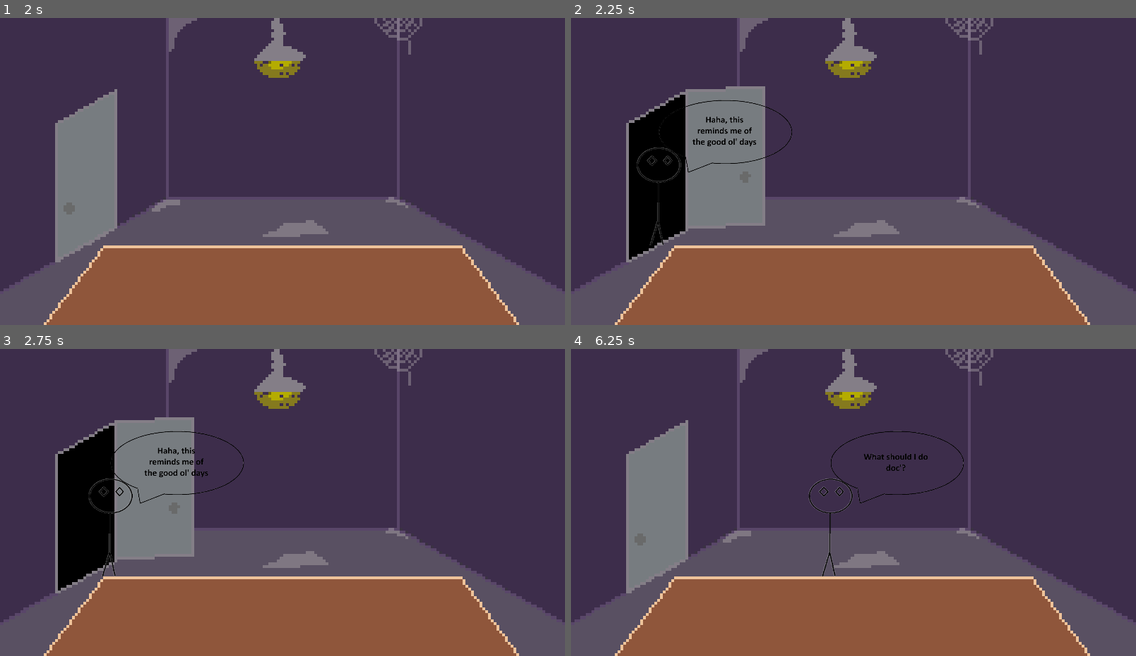
Above: before the commit, frames 1-4 (two rows, left to right).
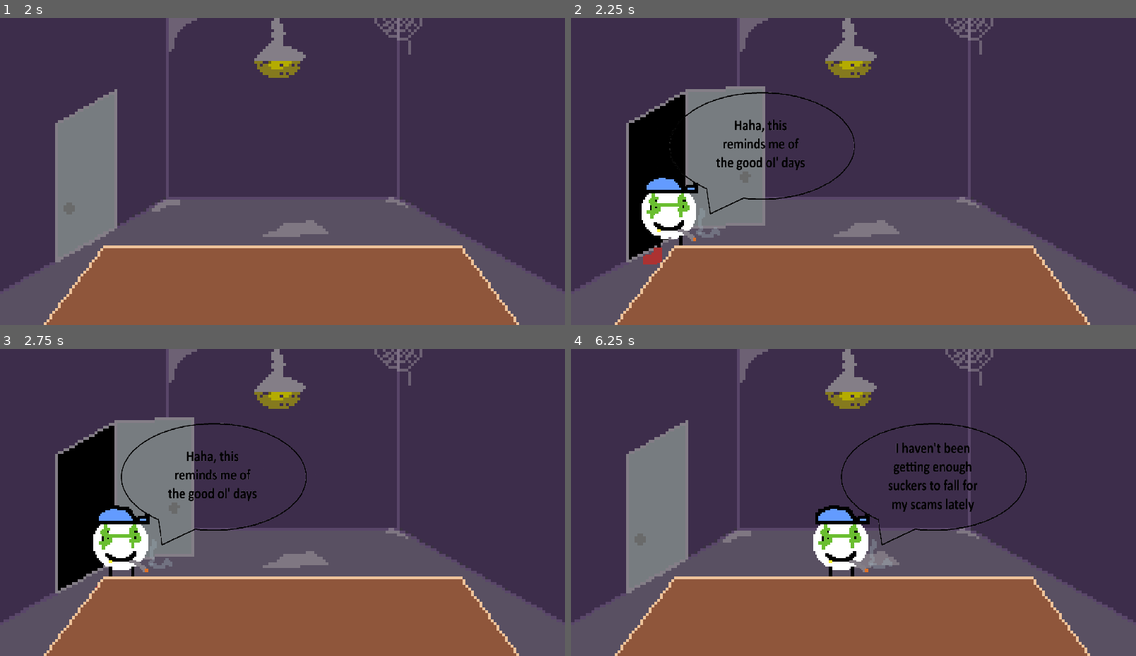
Above: after the commit, the same moments.

Repository: MonsterWook/GlobalGameJam2025
Game: Godot game, scene res://Main Scenes/office.tscn
Same seed, same stepped clock (60 frames per second), same inputs: the game is played once before the commit and once after it. The project has no main scene, so this scene is started directly.
Inputs (mouse positions are in pixels of both pictures, inside the frame that each line leads up to):
- Up to frame 1 (2 s): tap Enter (ui_accept) at 0.5, 0.77, 1.25, 1.52 s; move the mouse to (406, 156) at 0.52 s; hold D (Right) from 0.53 s (still down); click (406, 156) at 0.6 s; move the mouse to (169, 186) at 1.27 s; tap Y (spawnCustomer) at 1.35 s
- Up to frame 2 (2.25 s): tap Enter (ui_accept) at 2 s; move the mouse to (910, 103) at 2.02 s; release D (Right) at 2.03 s; hold A (Left) from 2.03 s (still down); click (910, 103) at 2.1 s
- Up to frame 3 (2.75 s): keep holding A (Left)
- Up to frame 4 (6.25 s): move the mouse to (825, 563) at 2.77 s; release A (Left) at 2.78 s; hold D (Right) 2.78-4.28 s; tap Y (spawnCustomer) at 2.85, 4.35, 5.85 s; tap Enter (ui_accept) at 3.02, 3.77, 4.52, 6.02 s; move the mouse to (1023, 548) at 3.52 s; click (1023, 548) at 3.6 s; move the mouse to (684, 456) at 4.27 s; hold A (Left) 4.28-5.03 s; move the mouse to (881, 502) at 5.02 s; hold D (Right) 5.03-5.78 s; click (881, 502) at 5.1 s; move the mouse to (768, 425) at 5.77 s; hold A (Left) from 5.78 s (still down)

Frame 1 is identical in both runs. In frame 2, 2.9% of the frame differs, in the area x 11-51%, y 24-81%; in frame 3, 3.0%; in frame 4, 3.3%, in the area x 42-81%, y 24-75%.

Commit message:
Implimented new bubbles

Diff:
--- a/Main Scenes/at_ease.gd
+++ b/Main Scenes/at_ease.gd
@@ -1,13 +1,15 @@
-extends Sprite2D
+extends AnimatedSprite2D
 
 @export var speed = 0.25
 
 signal click(mousePos)
 signal readyForNPC
+signal firstBubble
 
 var speechSprite
-var thoughtSprite
+var thoughtSprite : AnimatedSprite2D
 var background : AnimatedSprite2D
+var thoughtText : Label
 var cursorSprite = load("res://assets/hoverCursor.png")
 var path: PathFollow2D
 var NPC
@@ -37,6 +39,7 @@
 	speechSprite = $"Speech"
 	thoughtSprite = $"Thought"
 	background = $"../../../../Background"
+	thoughtText = $Thought/Label
 	path = $".."
 	$"../../../../NPCSpawner".start()
 
@@ -49,6 +52,7 @@
 			path.progress_ratio += 0.25 * delta
 		else:
 			enter = false
+			firstBubble.emit()
 
 	if leave:
 		if path.progress_ratio > 0:
@@ -79,7 +83,7 @@
 	match(dialogueNumber):
 		0:
 			speechSprite.set_texture(load(speechBubble1))
-			await get_tree().create_timer(2).timeout
+			await firstBubble
 			entranceDialogue(1)
 		1:
 			speechSprite.set_texture(load(speechBubble2))
@@ -91,16 +95,20 @@
 			entranceDialogue(3)
 		3:
 			speechSprite.set_texture(null)
-			thoughtSprite.set_texture(load(lockedThoughtBubble))
+			thoughtSprite.show()
+			thoughtSprite.play("ThoughtBubbleForming")
+			await thoughtSprite.animation_finished
+			thoughtSprite.play("LockedThoughtBubble")
 
 func exitDialogue(dialogueNumber):
 	match(dialogueNumber):
 		0:
-			thoughtSprite.set_texture(load(unlockedThoughtBubble))
+			thoughtSprite.play("ThoughtBubble")
+			thoughtText.text = unlockedThoughtBubble
 			await get_tree().create_timer(3).timeout
 			exitDialogue(1)
 		1:
-			thoughtSprite.set_texture(null)
+			thoughtSprite.hide()
 			speechSprite.position = Vector2(270, 133)
 			speechSprite.set_texture(load(exitSpeechBubble1))
 			await get_tree().create_timer(2).timeout
@@ -114,14 +122,16 @@
 	var inti = randi() % NPCs.size()
 	NPC = NPCs.get(inti)
 
+	play(NPC)
+
 	match(NPC):
 		"OfficeGuy":
+
 			speechBubble1 = "res://assets/OfficeGuy/testSpeachBubble.png"
 			speechBubble2 = "res://assets/OfficeGuy/testSpeachBubble2.png"
 			speechBubble3 = "res://assets/OfficeGuy/testSpeachBubble3.png"
-			lockedThoughtBubble = "res://assets/OfficeGuy/lockedThoughtBubble.png"
 
-			unlockedThoughtBubble = "res://assets/OfficeGuy/unlockedThoughtBubble.png"
+			unlockedThoughtBubble = ""
 			exitSpeechBubble1 = "res://assets/OfficeGuy/officeGuyLeavingSpeechBubble2.png"
 			exitSpeechBubble2 = "res://assets/OfficeGuy/officeGuyLeavingSpeechBubble3.png"
 
@@ -129,9 +139,8 @@
 			speechBubble1 = "res://assets/Hustler/hustlerEnterDialogue1.png"
 			speechBubble2 = "res://assets/Hustler/hustlerEnterDialogue2.png"
 			speechBubble3 = "res://assets/Hustler/hustlerEnterDialogue3.png"
-			lockedThoughtBubble = "res://assets/lockedThoughtBubble.png"
 
-			unlockedThoughtBubble = "res://assets/Hustler/hustlerUnlockedThoughtBubble.png"
+			unlockedThoughtBubble = "I haven't done a card scam in a while"
 			exitSpeechBubble1 = "res://assets/Hustler/hustlerExitDialogue1.png"
 			exitSpeechBubble2 = "res://assets/Hustler/hustlerExitDialogue2.png"
 
--- a/Main Scenes/office.tscn
+++ b/Main Scenes/office.tscn
@@ -1,8 +1,11 @@
-[gd_scene load_steps=10 format=3 uid="uid://clj25w4vcne7q"]
+[gd_scene load_steps=25 format=3 uid="uid://clj25w4vcne7q"]
 
 [ext_resource type="Texture2D" uid="uid://byspfak36ais0" path="res://Main Scenes/officeSheet.png" id="1_ej1m3"]
-[ext_resource type="Texture2D" uid="uid://dec0vh6hd2g04" path="res://assets/atEase.png" id="2_wi0vg"]
+[ext_resource type="Texture2D" uid="uid://b8hwg7mem5jqp" path="res://Main Scenes/char.png" id="2_ffthf"]
 [ext_resource type="Script" path="res://Main Scenes/at_ease.gd" id="3_yen8d"]
+[ext_resource type="Texture2D" uid="uid://6g7j03s115ts" path="res://Main Scenes/thoughtbubble.png" id="4_ectlr"]
+[ext_resource type="Texture2D" uid="uid://ie453qsuv4bt" path="res://Main Scenes/lock.png" id="4_nbtjs"]
+[ext_resource type="Texture2D" uid="uid://dmamllu2r4guc" path="res://Main Scenes/table.png" id="5_154jg"]
 [ext_resource type="Script" path="res://Main Scenes/control.gd" id="5_ih2oa"]
 
 [sub_resource type="AtlasTexture" id="AtlasTexture_domwp"]
@@ -51,6 +54,116 @@
 func _process(delta: float) -> void:
 	pass
 "
+
+[sub_resource type="AtlasTexture" id="AtlasTexture_cgtxr"]
+atlas = ExtResource("2_ffthf")
+region = Rect2(0, 0, 64, 64)
+
+[sub_resource type="AtlasTexture" id="AtlasTexture_3wecb"]
+atlas = ExtResource("2_ffthf")
+region = Rect2(128, 0, 64, 64)
+
+[sub_resource type="AtlasTexture" id="AtlasTexture_f4tmw"]
+atlas = ExtResource("2_ffthf")
+region = Rect2(192, 0, 64, 64)
+
+[sub_resource type="AtlasTexture" id="AtlasTexture_1i704"]
+atlas = ExtResource("2_ffthf")
+region = Rect2(64, 0, 64, 64)
+
+[sub_resource type="SpriteFrames" id="SpriteFrames_of7iq"]
+animations = [{
+"frames": [{
+"duration": 1.0,
+"texture": SubResource("AtlasTexture_cgtxr")
+}],
+"loop": true,
+"name": &"Climber",
+"speed": 5.0
+}, {
+"frames": [{
+"duration": 1.0,
+"texture": SubResource("AtlasTexture_3wecb")
+}],
+"loop": true,
+"name": &"Hustler",
+"speed": 5.0
+}, {
+"frames": [{
+"duration": 1.0,
+"texture": SubResource("AtlasTexture_f4tmw")
+}],
+"loop": true,
+"name": &"OfficeGuy",
+"speed": 5.0
+}, {
+"frames": [{
+"duration": 1.0,
+"texture": SubResource("AtlasTexture_1i704")
+}],
+"loop": true,
+"name": &"Rat",
+"speed": 5.0
+}]
+
+[sub_resource type="AtlasTexture" id="AtlasTexture_26x5q"]
+atlas = ExtResource("4_ectlr")
+region = Rect2(1950, 0, 650, 375)
+
+[sub_resource type="AtlasTexture" id="AtlasTexture_1kkcw"]
+atlas = ExtResource("4_ectlr")
+region = Rect2(0, 0, 650, 375)
+
+[sub_resource type="AtlasTexture" id="AtlasTexture_bxmv8"]
+atlas = ExtResource("4_ectlr")
+region = Rect2(650, 0, 650, 375)
+
+[sub_resource type="AtlasTexture" id="AtlasTexture_aox1g"]
+atlas = ExtResource("4_ectlr")
+region = Rect2(1300, 0, 650, 375)
+
+[sub_resource type="AtlasTexture" id="AtlasTexture_cauec"]
+atlas = ExtResource("4_ectlr")
+region = Rect2(1950, 0, 650, 375)
+
+[sub_resource type="SpriteFrames" id="SpriteFrames_f4arh"]
+animations = [{
+"frames": [{
+"duration": 1.0,
+"texture": ExtResource("4_nbtjs")
+}],
+"loop": true,
+"name": &"LockedThoughtBubble",
+"speed": 5.0
+}, {
+"frames": [{
+"duration": 1.0,
+"texture": SubResource("AtlasTexture_26x5q")
+}],
+"loop": true,
+"name": &"ThoughtBubble",
+"speed": 5.0
+}, {
+"frames": [{
+"duration": 1.0,
+"texture": SubResource("AtlasTexture_1kkcw")
+}, {
+"duration": 1.0,
+"texture": SubResource("AtlasTexture_bxmv8")
+}, {
+"duration": 1.0,
+"texture": SubResource("AtlasTexture_aox1g")
+}, {
+"duration": 1.0,
+"texture": SubResource("AtlasTexture_cauec")
+}],
+"loop": false,
+"name": &"ThoughtBubbleForming",
+"speed": 5.0
+}]
+
+[sub_resource type="SystemFont" id="SystemFont_fguos"]
+font_italic = true
 
 [node name="Office" type="Node2D"]
 
@@ -76,20 +189,25 @@
 loop = false
 script = SubResource("GDScript_ttk42")
 
-[node name="NPC" type="Sprite2D" parent="NPC/Path2D/PathFollow2D"]
-position = Vector2(-13, -71.75)
-scale = Vector2(0.908408, 0.753333)
-texture = ExtResource("2_wi0vg")
+[node name="NPC" type="AnimatedSprite2D" parent="NPC/Path2D/PathFollow2D"]
+texture_filter = 1
+position = Vector2(-23, -49)
+scale = Vector2(3, 3)
+sprite_frames = SubResource("SpriteFrames_of7iq")
+animation = &"Rat"
 script = ExtResource("3_yen8d")
 speed = 100.0
 
 [node name="Speech" type="Sprite2D" parent="NPC/Path2D/PathFollow2D/NPC"]
-position = Vector2(90.818, -143.695)
-scale = Vector2(0.474, 0.572)
-
-[node name="Thought" type="Sprite2D" parent="NPC/Path2D/PathFollow2D/NPC"]
-position = Vector2(115, -180)
-scale = Vector2(0.474089, 0.571681)
+position = Vector2(51.3333, -33.3333)
+scale = Vector2(0.2, 0.242)
+
+[node name="Thought" type="AnimatedSprite2D" parent="NPC/Path2D/PathFollow2D/NPC"]
+visible = false
+position = Vector2(69.3333, -50.6667)
+scale = Vector2(0.2, 0.242)
+sprite_frames = SubResource("SpriteFrames_f4arh")
+animation = &"LockedThoughtBubble"
 
 [node name="Control" type="Control" parent="NPC/Path2D/PathFollow2D/NPC/Thought"]
 layout_mode = 3
@@ -98,18 +216,36 @@
 anchor_top = 0.5
 anchor_right = 0.5
 anchor_bottom = 0.5
-offset_left = -433.0
-offset_top = -272.5
-offset_right = -258.0
-offset_bottom = -122.5
+offset_left = -270.0
+offset_top = -318.354
+offset_right = -95.0
+offset_bottom = -168.354
 grow_horizontal = 2
 grow_vertical = 2
 script = ExtResource("5_ih2oa")
 metadata/_edit_use_anchors_ = true
 
+[node name="Label" type="Label" parent="NPC/Path2D/PathFollow2D/NPC/Thought"]
+z_index = 10
+offset_left = 56.0
+offset_top = -104.857
+offset_right = 96.0
+offset_bottom = -81.8566
+scale = Vector2(4.76666, 1.65902)
+theme_override_colors/font_color = Color(0, 0, 0, 1)
+theme_override_fonts/font = SubResource("SystemFont_fguos")
+theme_override_font_sizes/font_size = 50
+autowrap_mode = 1
+
 [node name="NPCSpawner" type="Timer" parent="."]
 wait_time = 2.0
 one_shot = true
+
+[node name="Table" type="Sprite2D" parent="."]
+z_index = 5
+texture_filter = 1
+scale = Vector2(5, 5)
+texture = ExtResource("5_154jg")
 
 [connection signal="timeout" from="Background/Door" to="NPC/Path2D/PathFollow2D/NPC" method="_close_door"]
 [connection signal="click" from="NPC/Path2D/PathFollow2D/NPC" to="NPC/Path2D/PathFollow2D/NPC/Thought/Control" method="_on_click"]
--- a/minigames/climberMinigame/climberMinigame.gd
+++ b/minigames/climberMinigame/climberMinigame.gd
@@ -6,12 +6,12 @@
 func win(body):
 	if body.is_in_group("player"):
 		print(":)")
-		await get_tree().create_timer(1).timeout
+		await get_tree().create_timer(0.5).timeout
 		changeSceneWin.emit()
 
 
 func lose(body):
 	if body.is_in_group("player"):
 		print(":(")
-		await get_tree().create_timer(1).timeout
+		await get_tree().create_timer(0.5).timeout
 		changeSceneLose.emit()
Not shown: 1 places in minigames/climberMinigame/climberMinigame.tscn that only renumber resources
